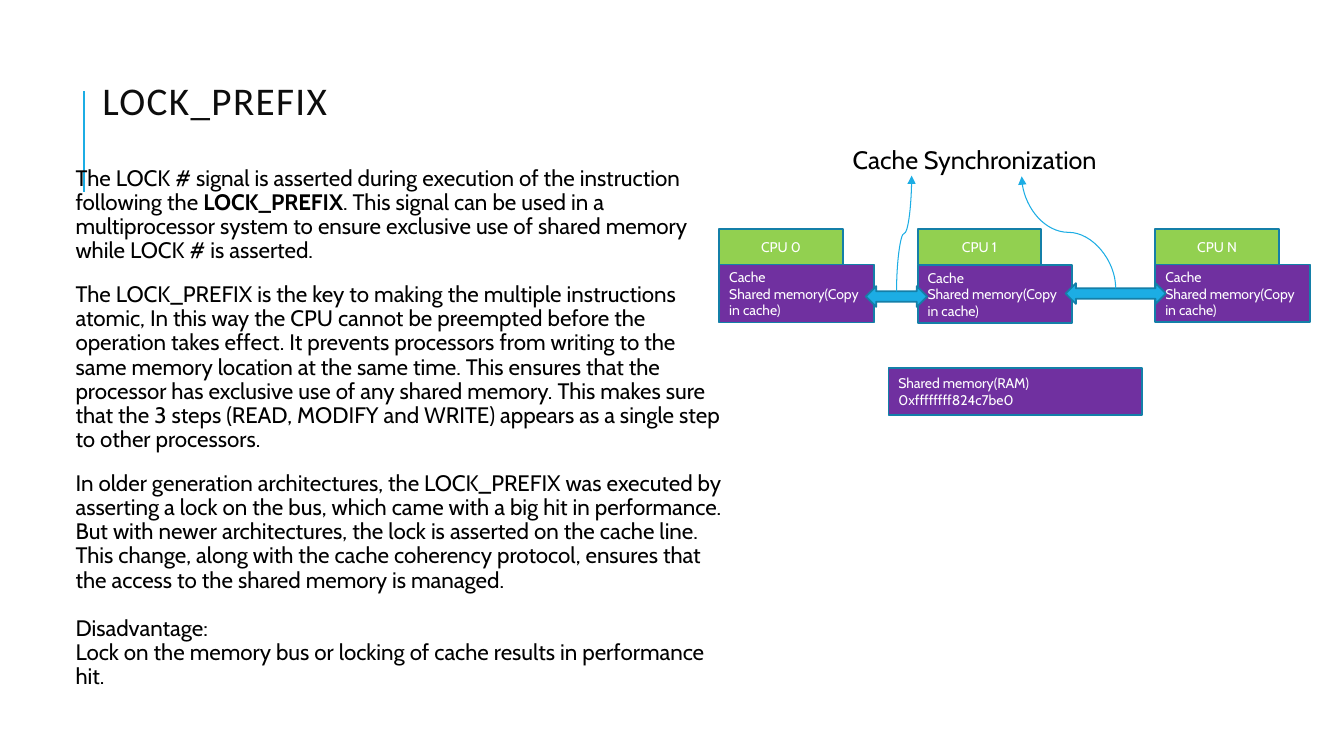
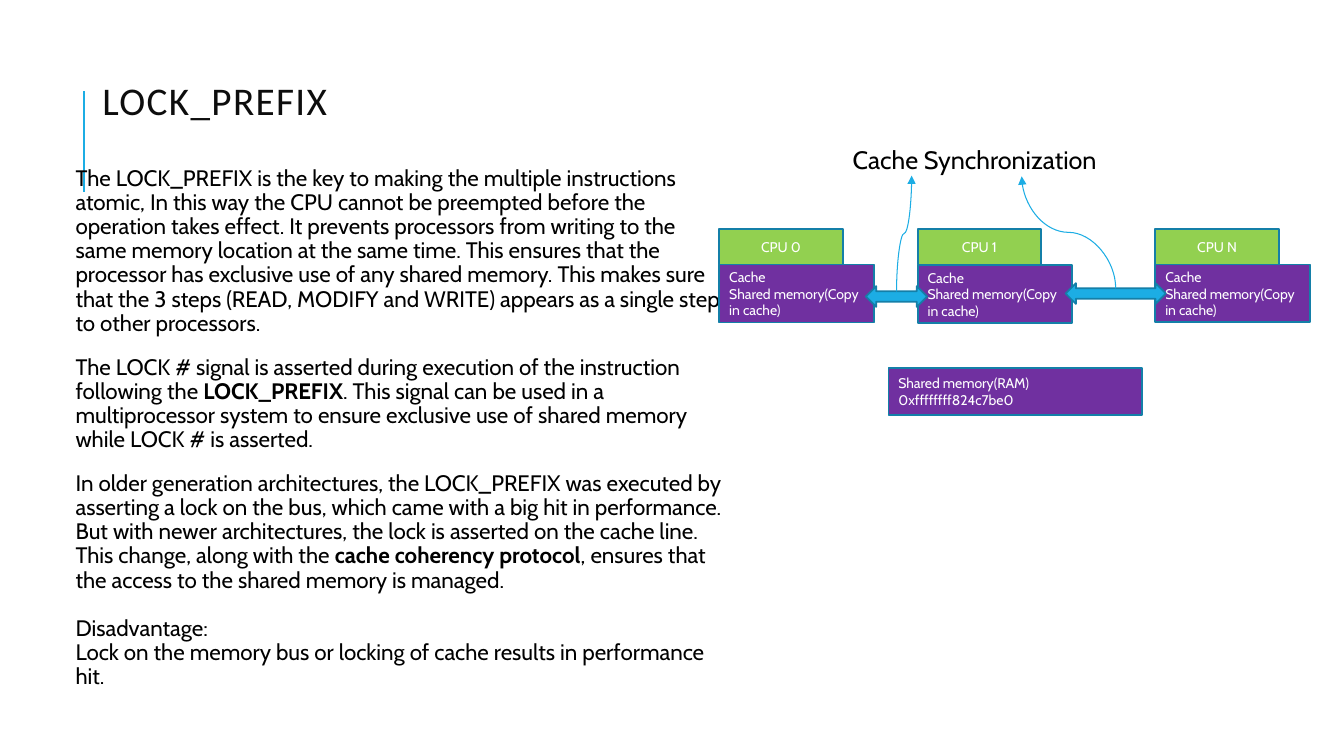
Before and after one commit to kundanthebest/osi2022, a slide deck: slide 6 of locking_presentation.pptx. Drawn at 1344x756 pixels with LibreOffice and Linux fonts; fonts in the diff are those of the drawing. Boxes give left, top, right and bottom in pixels: in the first picture for what was removed or moved away, otherwise in the second. Text is boxed around its words. In the diff, an @@ line names an element or a change of style, - is before the commit and + after.

```diff
--- a/locking_presentation.pptx
+++ b/locking_presentation.pptx
@@ text at [76, 167, 720, 337]: paragraph added @@
+The LOCK_PREFIX is the key to making the multiple instructions atomic, In this way the CPU cannot be preempted before the operation takes effect. It prevents processors from writing to the same memory location at the same time. This ensures that the processor has exclusive use of any shared memory. This makes sure that the 3 steps (READ, MODIFY and WRITE) appears as a single step to other processors.
@@ text at [76, 285, 720, 453]: paragraph removed @@
-The LOCK_PREFIX is the key to making the multiple instructions atomic, In this way the CPU cannot be preempted before the operation takes effect. It prevents processors from writing to the same memory location at the same time. This ensures that the processor has exclusive use of any shared memory. This makes sure that the 3 steps (READ, MODIFY and WRITE) appears as a single step to other processors.
@@ text at [76, 474, 721, 642]: bold on in "cache coherency protocol," @@
```
Also in this commit, not shown: 11 other slides changed.
